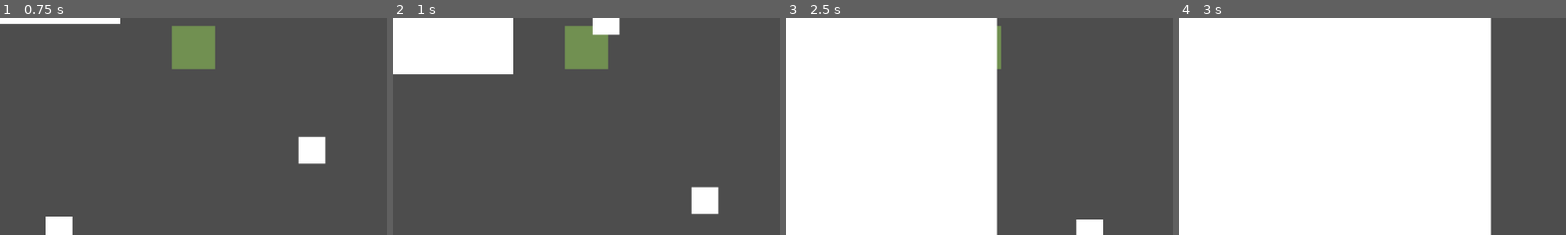
Above: before the commit, frames 1-4 (left to right).
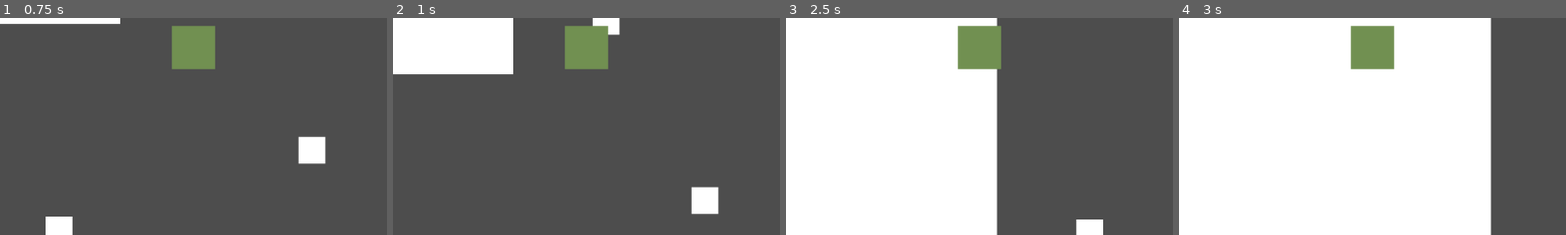
Above: after the commit, the same moments.

Repository: z3roco01/2025-skills-game
Game: Godot game, scene res://scenes/main.tscn
The game is run twice, just before and just after one commit, with the same random seed, the same clock (stepped at 60 frames per second) and the same inputs.
Inputs:
- Up to frame 1 (0.75 s): tap Enter at 0.5 s; hold W (up) from 0.53 s (still down)
- Up to frame 2 (1 s): keep holding W (up)
- Up to frame 3 (2.5 s): release W (up) at 2.03 s; hold A (left) from 2.03 s (still down)
- Up to frame 4 (3 s): keep holding A (left)
The pictures show only the part of the screen within x 25-75%, y 43-93%; the shares and areas given below are measured in that part.

Frame 1 is identical in both runs. In frame 2, 0.2% of the frame differs, in the area x 51-56%, y 3-9%; in frame 3, 2.1%; in frame 4, 2.3%, in the area x 44-56%, y 3-24%.

Commit message:
bug fix: fix z orderering

Diff:
--- a/scenes/testworld.tscn
+++ b/scenes/testworld.tscn
@@ -1,10 +1,8 @@
-[gd_scene load_steps=2 format=3 uid="uid://cd6l47088vw3t"]
+[gd_scene load_steps=2 format=3 uid="uid://dhtcne3hclwq5"]
 
-[ext_resource type="PackedScene" path="res://scenes/player.tscn" id="1_52pld"]
+[ext_resource type="PackedScene" uid="uid://6vtbxytds8cv" path="res://scenes/player.tscn" id="1_52pld"]
 
 [node name="testworld" type="Node2D"]
-
-[node name="player" parent="." instance=ExtResource("1_52pld")]
 
 [node name="ColorRect" type="ColorRect" parent="."]
 offset_left = 156.0
@@ -29,3 +27,5 @@
 offset_top = -588.0
 offset_right = -109.0
 offset_bottom = -95.0
+
+[node name="player" parent="." instance=ExtResource("1_52pld")]
